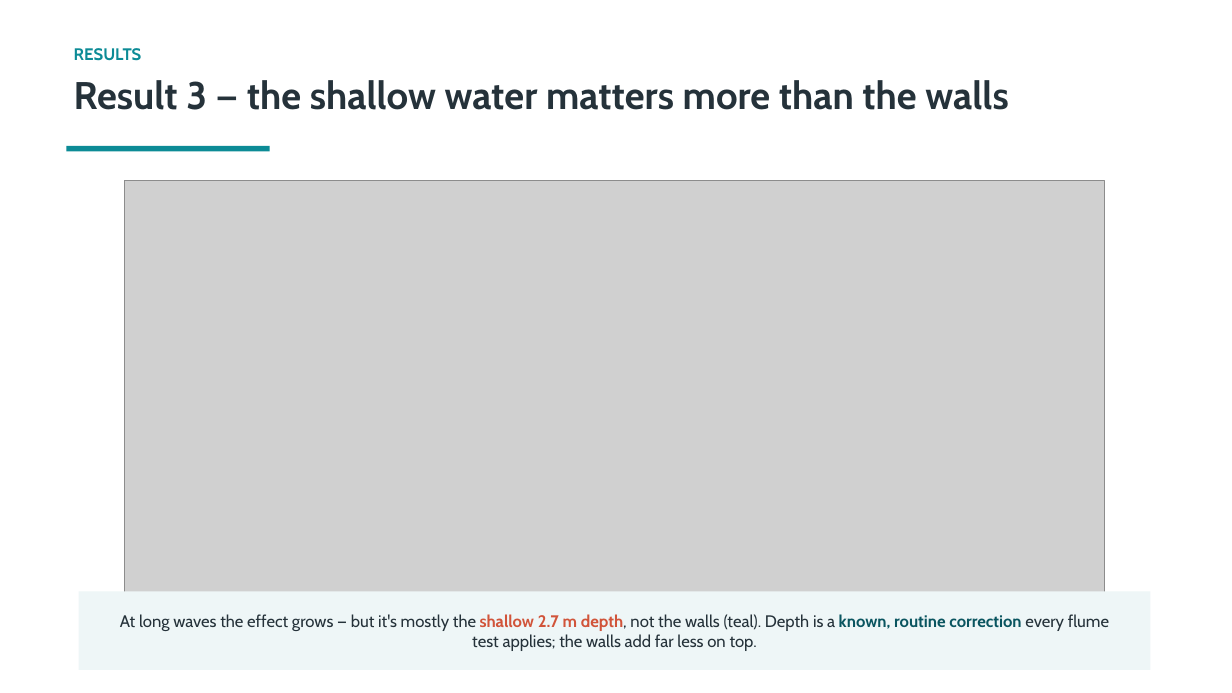
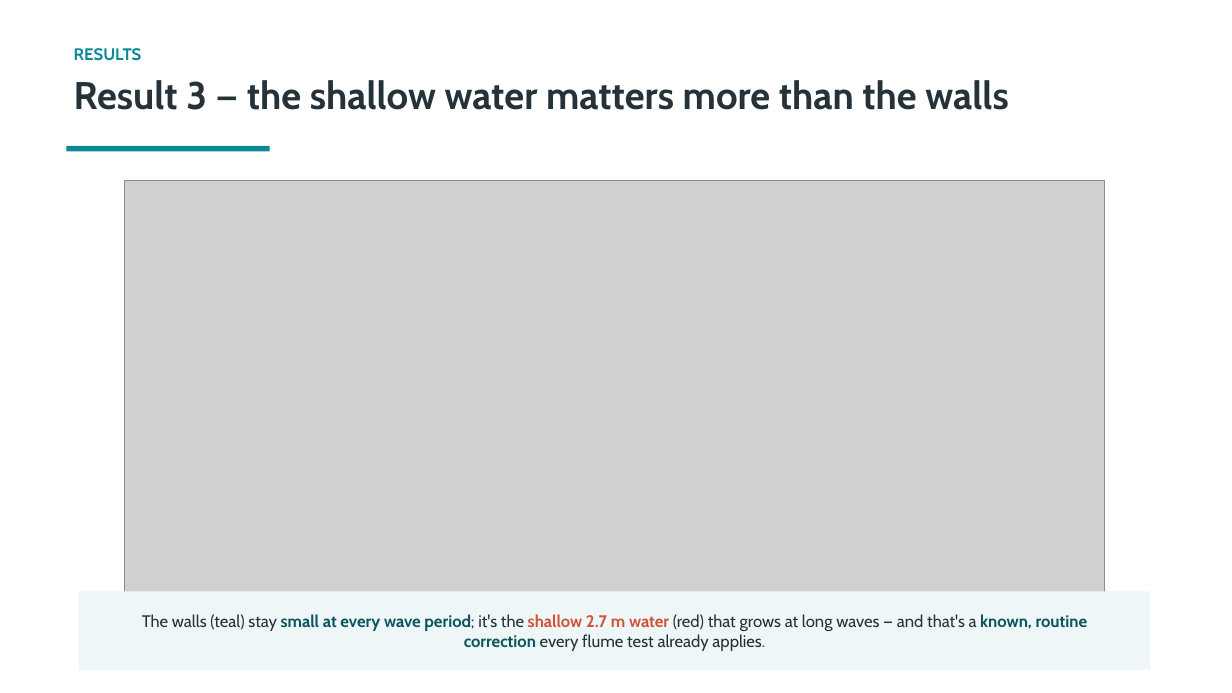
Before and after one commit to xabi80/HSP, a slide deck: slide 8 of studies/platform-12buoy/flume-wall-effect/Flume_wall_effect_explained.pptx. Drawn at 1232x693 pixels with LibreOffice and Linux fonts; fonts in the diff are those of the drawing; grey boxes stand for pictures. Boxes give left, top, right and bottom in pixels: in the first picture for what was removed or moved away, otherwise in the second. Text is boxed around its words. In the diff, an @@ line names an element or a change of style, - is before the commit and + after.

```diff
--- a/studies/platform-12buoy/flume-wall-effect/Flume_wall_effect_explained.pptx
+++ b/studies/platform-12buoy/flume-wall-effect/Flume_wall_effect_explained.pptx
@@ text at <box>142,614,1088,651</box>: text changed @@
-At long waves the effect grows — but it's mostly the shallow 2.7 m depth, not the walls (teal). Depth is a known, routine correction every flume test applies; the walls add far less on top.
+The walls (teal) stay small at every wave period; it's the shallow 2.7 m water (red) that grows at long waves — and that's a known, routine correction every flume test already applies.
```
Also in this commit, not shown: 2 other slides changed, 13 other files.
